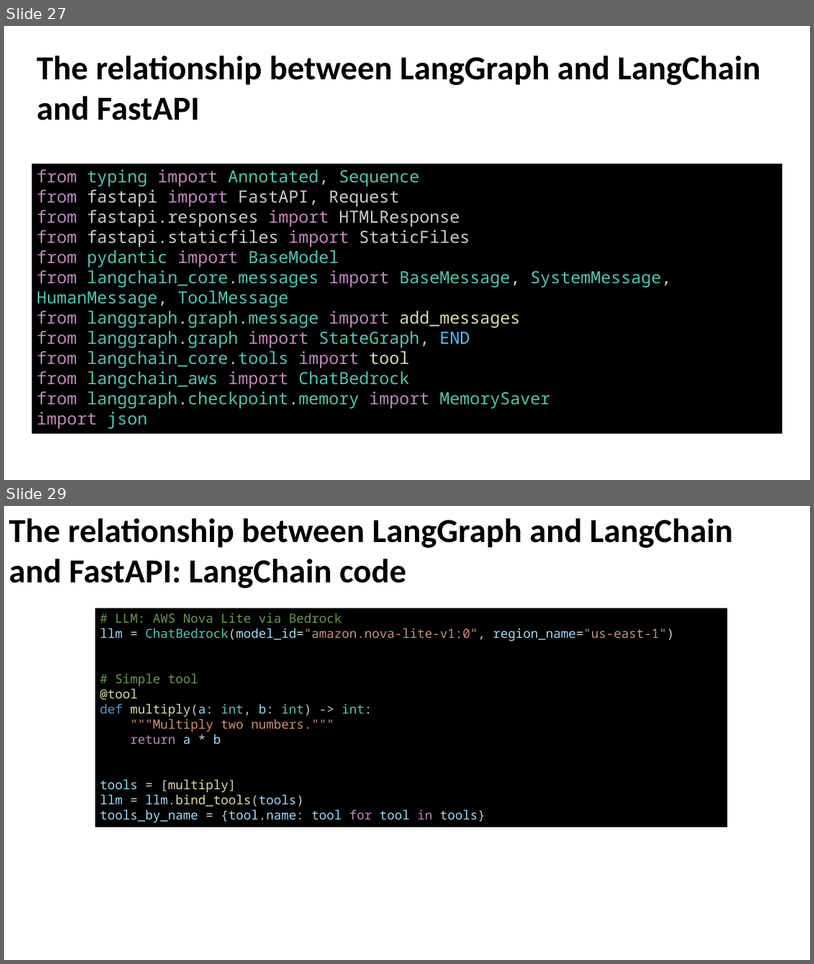
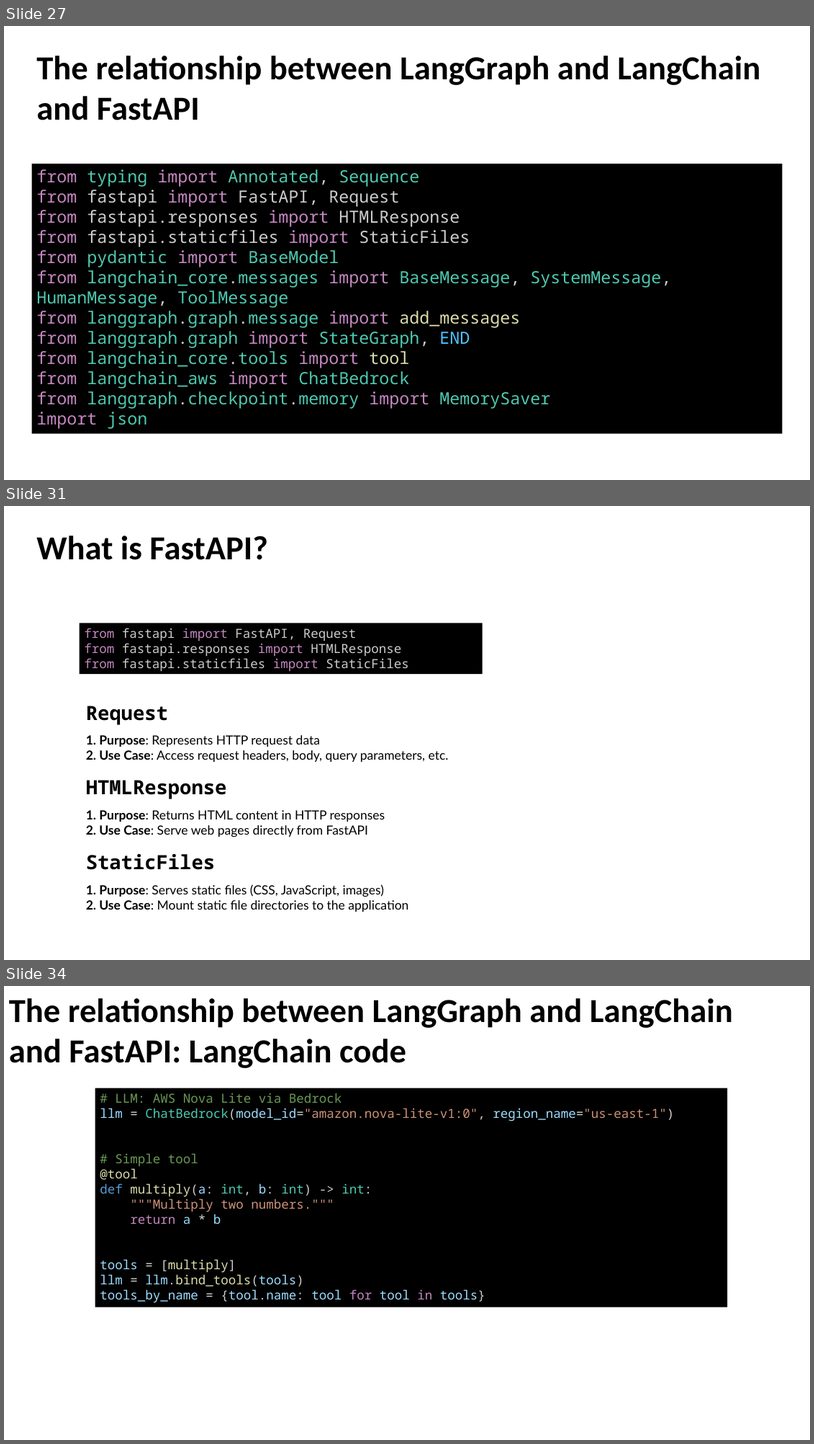
Before and after one commit to enoch-sit/proj01_chatbot_edu, a slide deck: week08/AI Agent Design III LangSmith-and-Evaluation-Frameworks.pptx. Shown one above the other, each under a label of ours: slides 27 and 29 before the commit, slides 27, 31 and 34 after it; the slides between them are not shown. The pictures are 814x964 and 814x1444 pixels, drawn with LibreOffice and Linux fonts; fonts in the diff are those of the drawing. Boxes give left, top, right and bottom in pixels: in the first picture for what was removed or moved away, otherwise in the second. Text is boxed around its words. In the diff, an @@ line names an element or a change of style, - is before the commit and + after.

```diff
--- a/week08/AI Agent Design III LangSmith-and-Evaluation-Frameworks.pptx
+++ b/week08/AI Agent Design III LangSmith-and-Evaluation-Frameworks.pptx
@@ slide 31 added at <box>4,506,810,960</box>, background #000000; not listed: 1 template element that a slide beside it also shows @@
@@ text added at <box>36,536,268,560</box>, 48 pt, text #000000, bold @@
+What is FastAPI?
@@ rectangle added at <box>79,623,482,674</box>, fill #000000, 18 pt, text #CCCCCC @@
+from fastapi import FastAPI, Request
+from fastapi.responses import HTMLResponse
+from fastapi.staticfiles import StaticFiles
@@ text added at <box>86,705,449,911</box>, 18 pt, text #000000 @@
+Request
+1. Purpose: Represents HTTP request data
+2. Use Case: Access request headers, body, query parameters, etc.
+HTMLResponse
+1. Purpose: Returns HTML content in HTTP responses
+2. Use Case: Serve web pages directly from FastAPI
+StaticFiles
+1. Purpose: Serves static files (CSS, JavaScript, images)
+2. Use Case: Mount static file directories to the application
@@ what was slide 29 is now slide 34 @@
```
Also in this commit, not shown: 3 slides changed, 9 other slides added, 1 slide removed, 3 other files.
